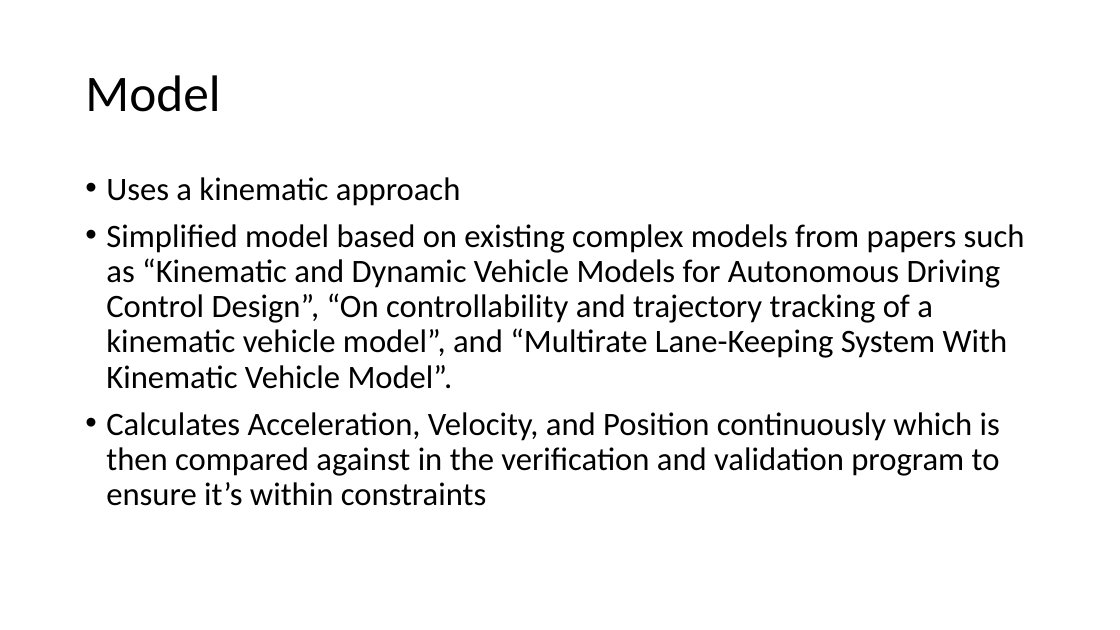
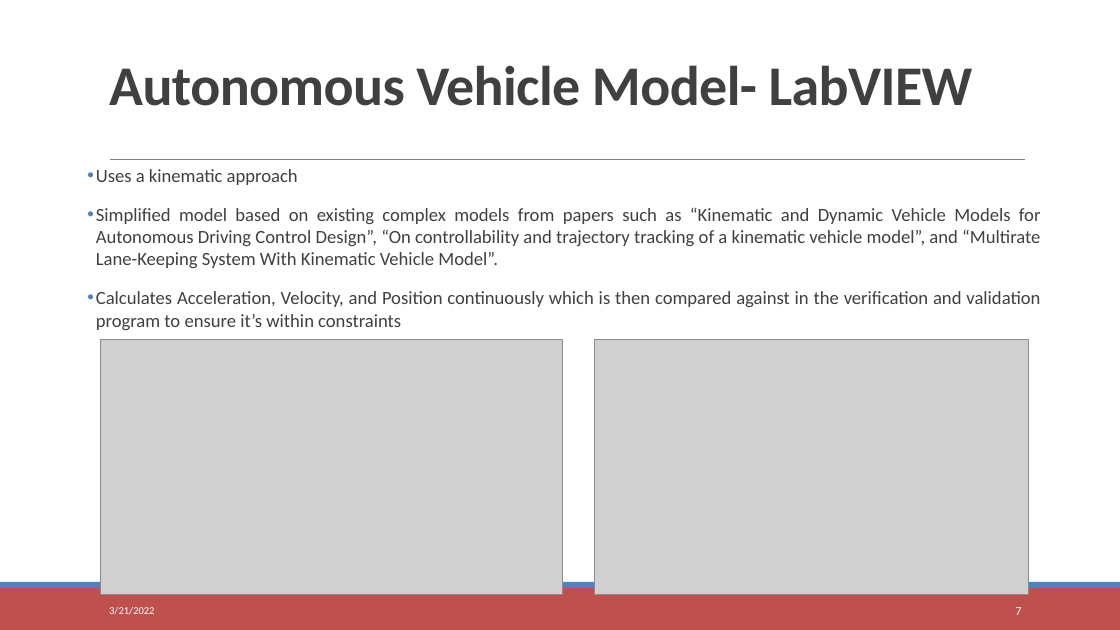
Before and after one commit to TytanRock/ECE-5734-Project, a slide deck: slide 7 of ECE5734_Short_Presentation.pptx (slide 4 before the commit). Drawn at 1120x630 pixels with LibreOffice and Linux fonts; fonts in the diff are those of the drawing; grey boxes stand for pictures. Boxes give left, top, right and bottom in pixels: in the first picture for what was removed or moved away, otherwise in the second. Text is boxed around its words. In the diff, an @@ line names an element or a change of style, - is before the commit and + after.

Commit message:
Added Modified Abstract Presentation and Reference papers

```diff
--- a/ECE5734_Short_Presentation.pptx
+++ b/ECE5734_Short_Presentation.pptx
@@ title "Autonomous Vehicle Model- LabVIEW" at bbox=[109, 65, 973, 106]: vertical alignment middle to bottom @@
@@ title at bbox=[109, 65, 973, 106]: text changed; size 44 to 48 pt; text colour #000000 to #404040; bold on @@
-Model
+Autonomous Vehicle Model- LabVIEW
@@ text "Uses a kinematic approach": place and size @@
-text "Uses a kinematic approach" at bbox=[106, 177, 1025, 506]
+text "Uses a kinematic approach" at bbox=[96, 169, 1041, 330]
@@ text "Uses a kinematic approach" at bbox=[96, 169, 1041, 330]: size 28 to 16 pt, text colour #000000 to #404040; alignment left to justified; indent changed; line spacing 0.9 to 1; more space between paragraphs @@
@@ line added from (110, 160) to (1026, 160), #808080 0.5 pt @@
@@ picture added at bbox=[101, 339, 563, 594] @@
@@ picture added at bbox=[595, 339, 1029, 594] @@
@@ rectangle added at bbox=[0, 588, 1120, 630], fill #C0504D @@
@@ rectangle added at bbox=[0, 582, 1120, 588], fill #4F81BD @@
@@ text added at bbox=[109, 607, 154, 615], 9 pt, text #FFFFFF @@
+3/21/2022
@@ page number added at bbox=[1015, 607, 1021, 615], 10.5 pt, text #FFFFFF @@
+7
```
Also in this commit, not shown: 1 other slide changed, 8 slides added, 2 slides removed, 4 other files.
